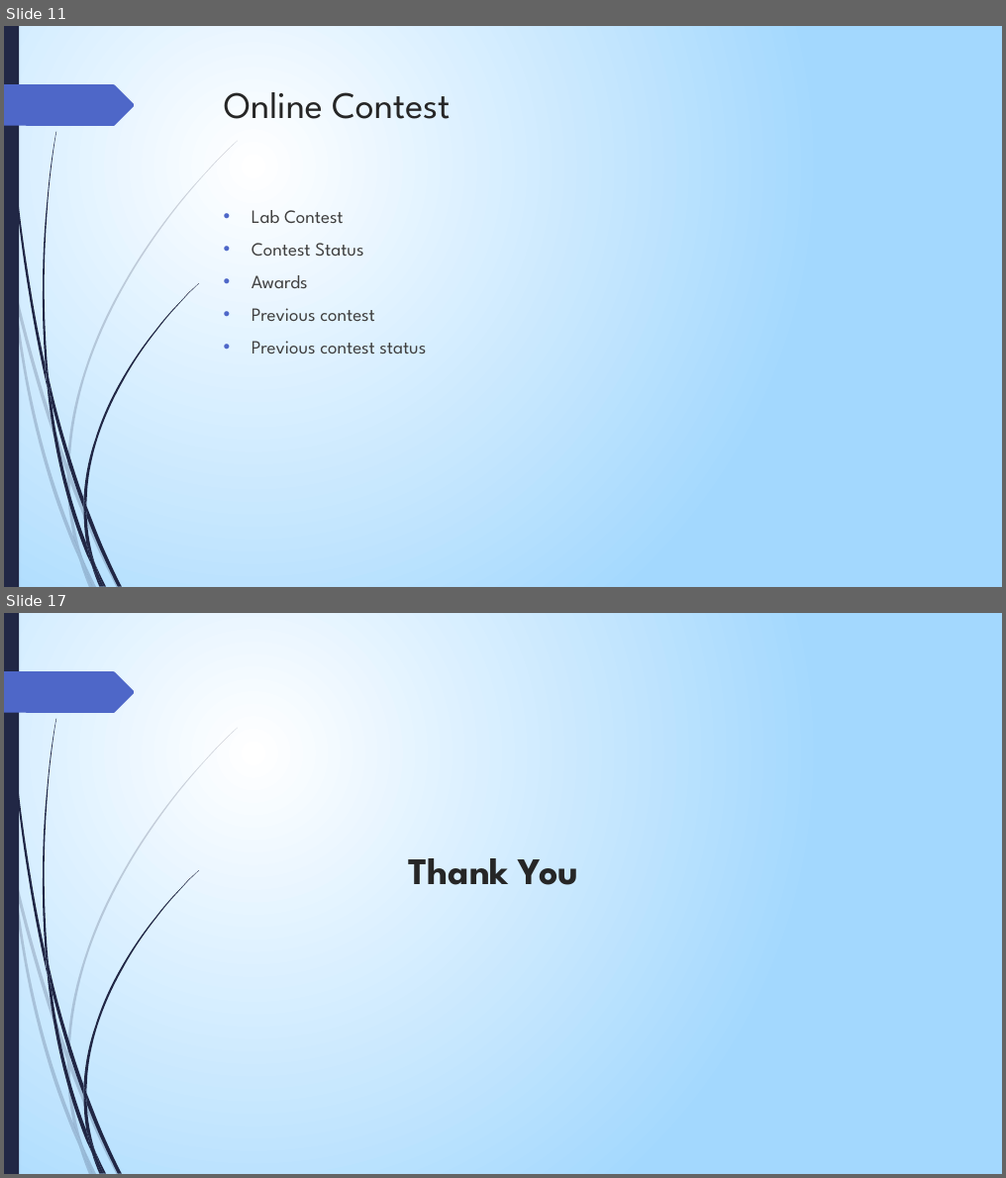
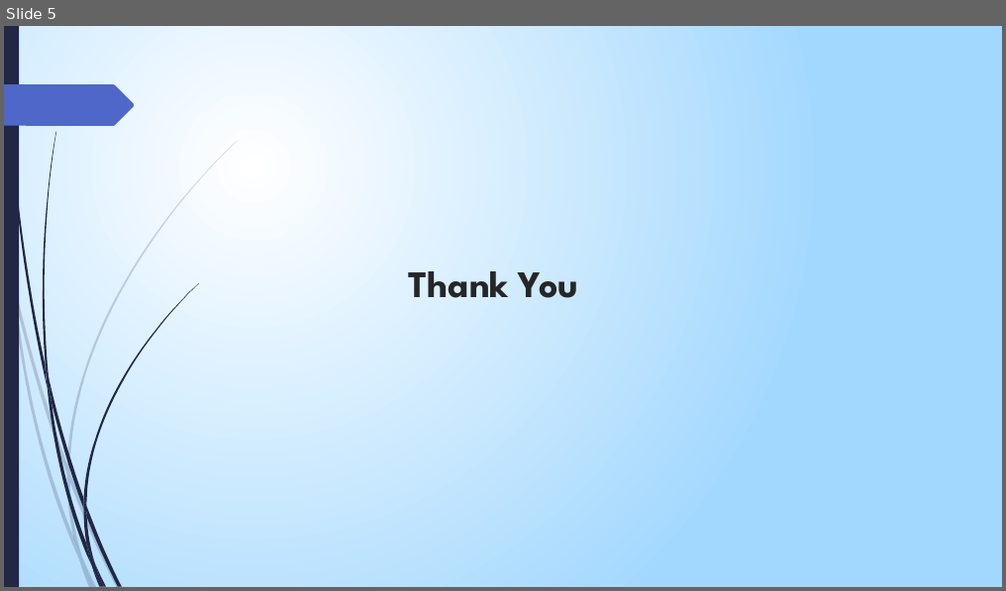
Before and after one commit to talha08/nlp_lab_sust, a slide deck: 200.pptx. Shown one above the other, each under a label of ours: slides 11 and 17 before the commit, slide 5 after it; the slides between them are not shown. The pictures are 1006x1178 and 1006x591 pixels, drawn with LibreOffice and Linux fonts; fonts in the diff are those of the drawing. Boxes give left, top, right and bottom in pixels: in the first picture for what was removed or moved away, otherwise in the second. Text is boxed around its words. In the diff, an @@ line names an element or a change of style, - is before the commit and + after.

```diff
--- a/200.pptx
+++ b/200.pptx
@@ slide 11 removed at <box>4,26,1002,587</box>, background gradient #FFFFFF to #A3D7FF; not listed: 24 template elements that a slide beside it also shows @@
@@ title removed at <box>224,92,450,119</box> @@
-Online Contest
@@ text removed at <box>252,210,426,354</box> @@
-• Lab Contest
-• Contest Status
-• Awards
-• Previous contest
-• Previous contest status
@@ what was slide 17 is now slide 5 @@
```
Also in this commit, not shown: 2 slides changed, 2 slides added, 13 other slides removed, 15 other files.
